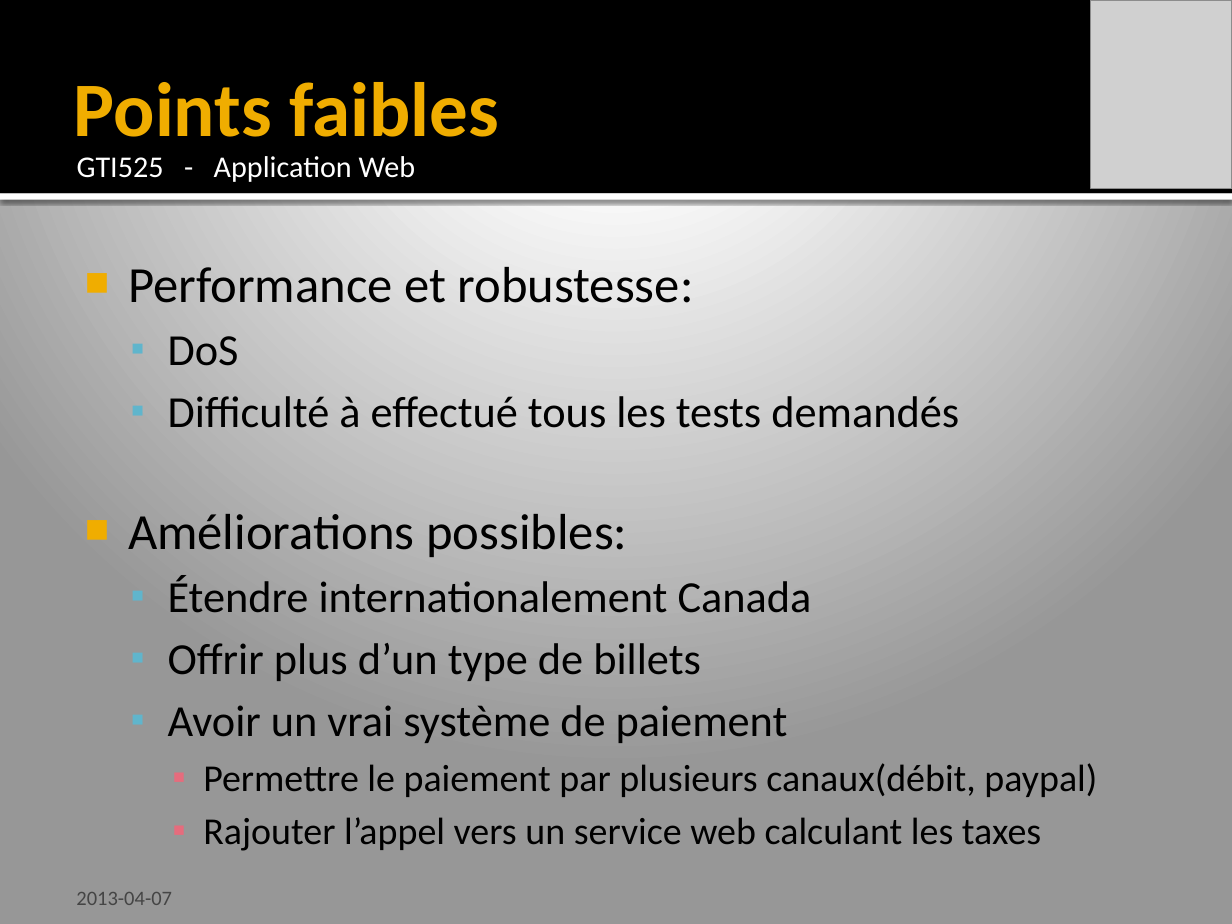
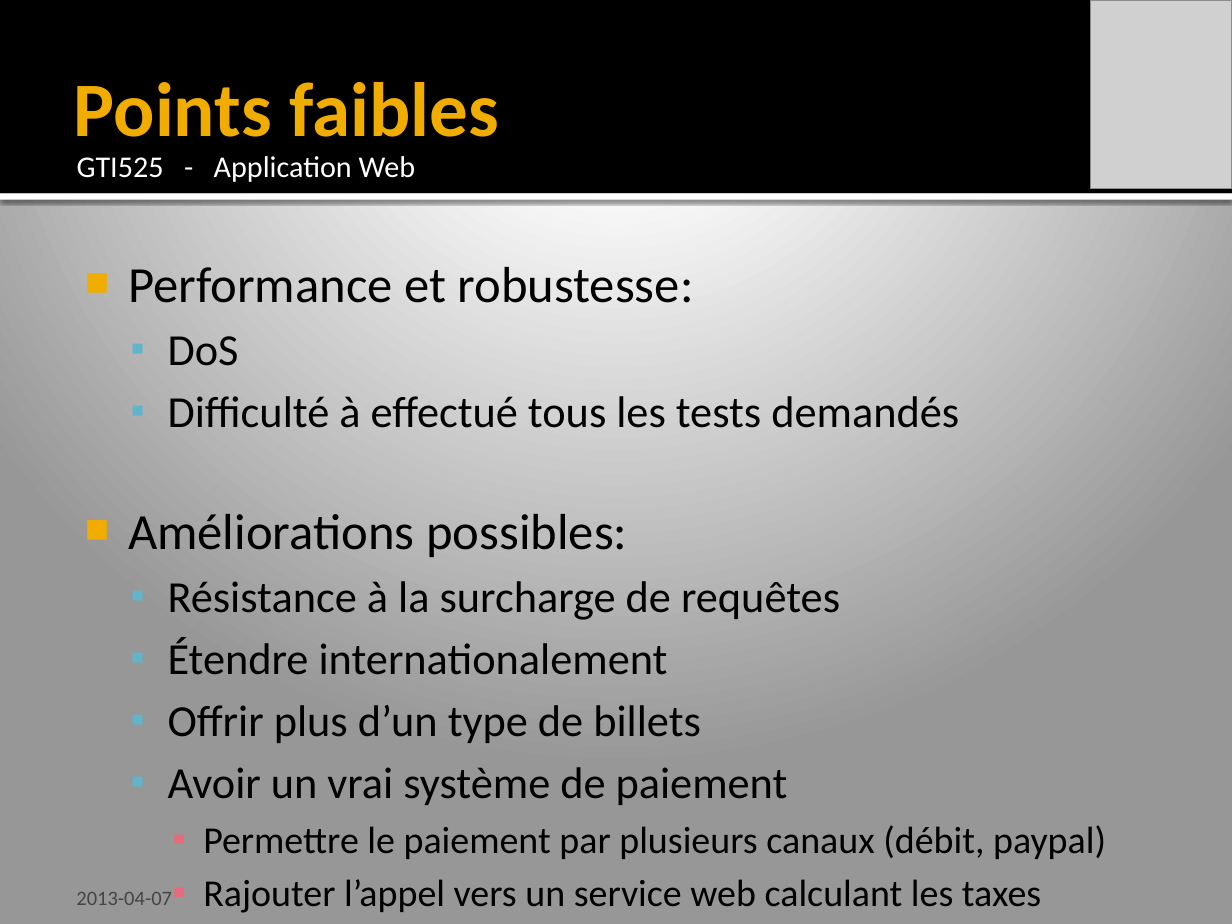
Before and after one commit to ignacebertrand/sporacid-scalper, a slide deck: slide 5 of doc/Lab3/Sporacid-Scalper.pptx. Drawn at 1232x924 pixels with LibreOffice and Linux fonts; fonts in the diff are those of the drawing; grey boxes stand for pictures. Boxes give left, top, right and bottom in pixels: in the first picture for what was removed or moved away, otherwise in the second. Text is boxed around its words. In the diff, an @@ line names an element or a change of style, - is before the commit and + after.

```diff
--- a/doc/Lab3/Sporacid-Scalper.pptx
+++ b/doc/Lab3/Sporacid-Scalper.pptx
@@ text at [168, 581, 840, 675]: text changed @@
-  ▪ Étendre internationalement Canada
+  ▪ Résistance à la surcharge de requêtes
+  ▪ Étendre internationalement
@@ text at [203, 825, 1106, 859]: spaces changed @@
-    ▪ Permettre le paiement par plusieurs canaux(débit, paypal)
+    ▪ Permettre le paiement par plusieurs canaux (débit, paypal)
```
Also in this commit, not shown: 3 other slides changed.
